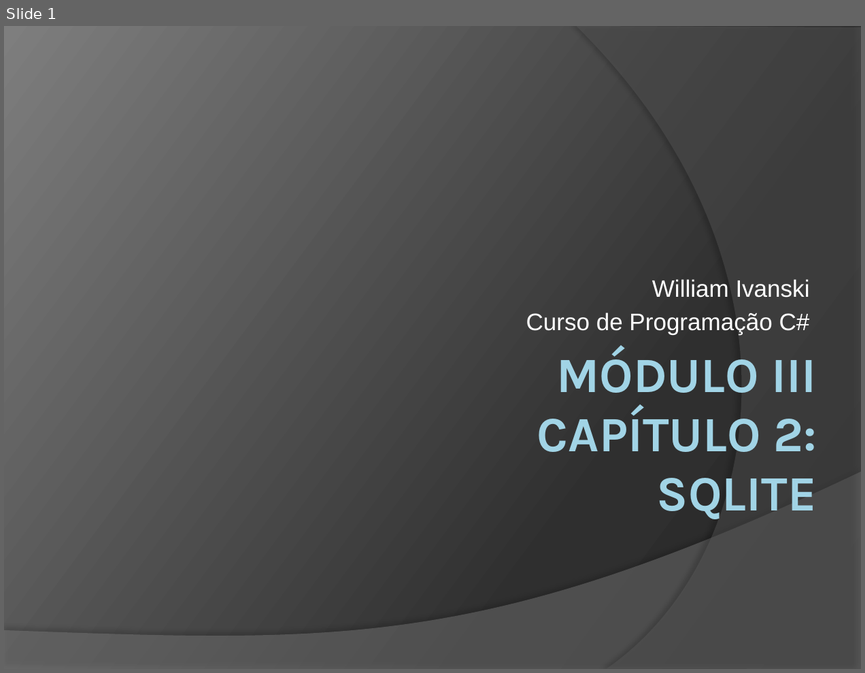
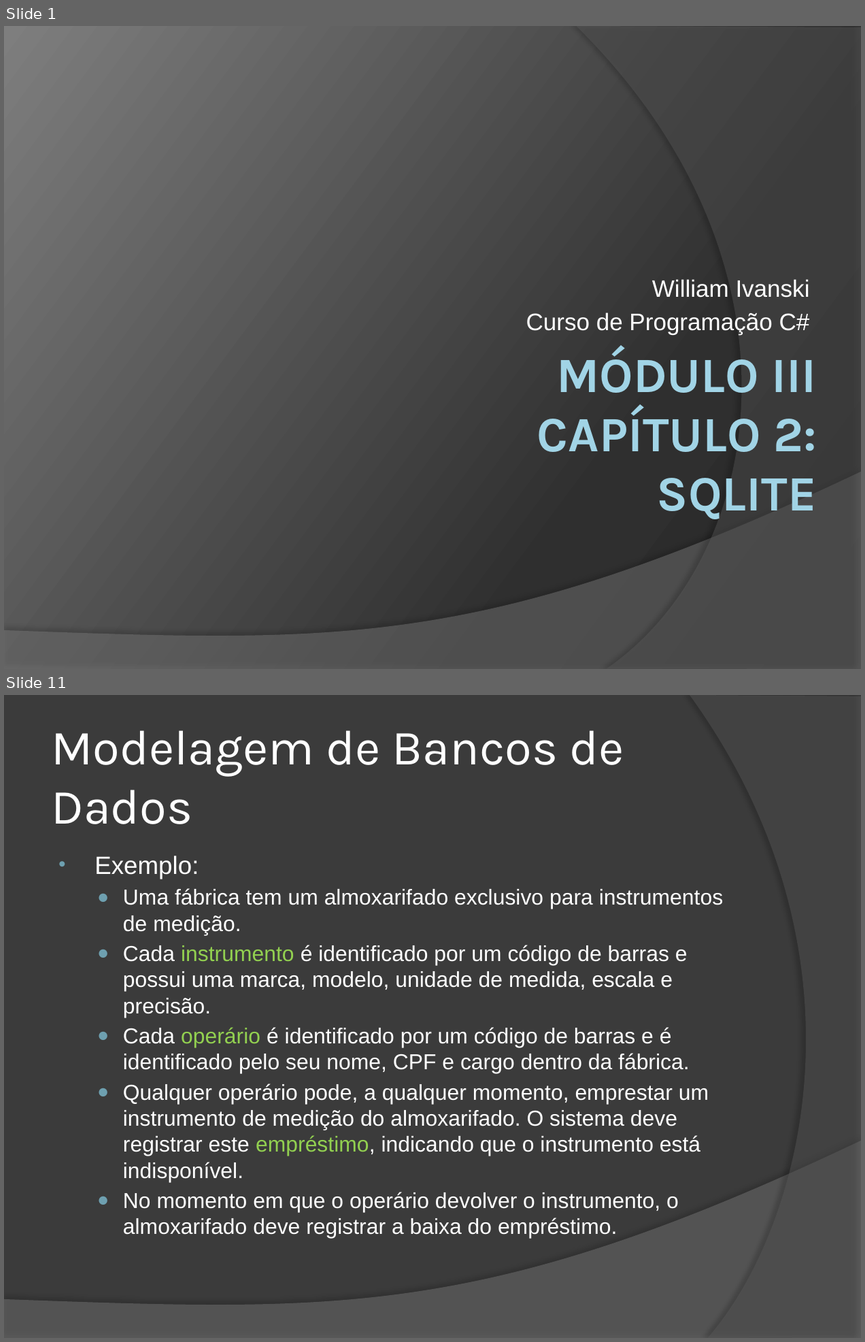
Before and after one commit to wind39/wind39.github.io, a slide deck: curso/modulo3capitulo2.pptx. Shown one above the other, each under a label of ours: slide 1 before the commit, slides 1 and 11 after it; the slides between them are not shown. The pictures are 865x673 and 865x1342 pixels, drawn with LibreOffice and Linux fonts; fonts in the diff are those of the drawing. Boxes give left, top, right and bottom in pixels: in the first picture for what was removed or moved away, otherwise in the second. Text is boxed around its words. In the diff, an @@ line names an element or a change of style, - is before the commit and + after.

```diff
--- a/curso/modulo3capitulo2.pptx
+++ b/curso/modulo3capitulo2.pptx
@@ slide 11 added at bbox=[4, 695, 861, 1338], background #3B3B3B; not listed: 1 template element that a slide beside it also shows @@
@@ freeform shape added at bbox=[689, 695, 861, 1338], fill #5E5E5E at 40% opacity @@
@@ title added at bbox=[51, 730, 624, 824], 41.4 pt, text #FFFFFF @@
+Modelagem de Bancos de Dados
@@ text added at bbox=[94, 855, 723, 1238], 18.2 pt, text #FFFFFF @@
+• Exemplo:
+  ● Uma fábrica tem um almoxarifado exclusivo para instrumentos de medição.
+  ● Cada instrumento é identificado por um código de barras e possui uma marca, modelo, unidade de medida, escala e precisão.
+  ● Cada operário é identificado por um código de barras e é identificado pelo seu nome, CPF e cargo dentro da fábrica.
+  ● Qualquer operário pode, a qualquer momento, emprestar um instrumento de medição do almoxarifado. O sistema deve registrar este empréstimo, indicando que o instrumento está indisponível.
+  ● No momento em que o operário devolver o instrumento, o almoxarifado deve registrar a baixa do empréstimo.
```
Also in this commit, not shown: 1 slide changed, 24 other slides added, 16 other files.
